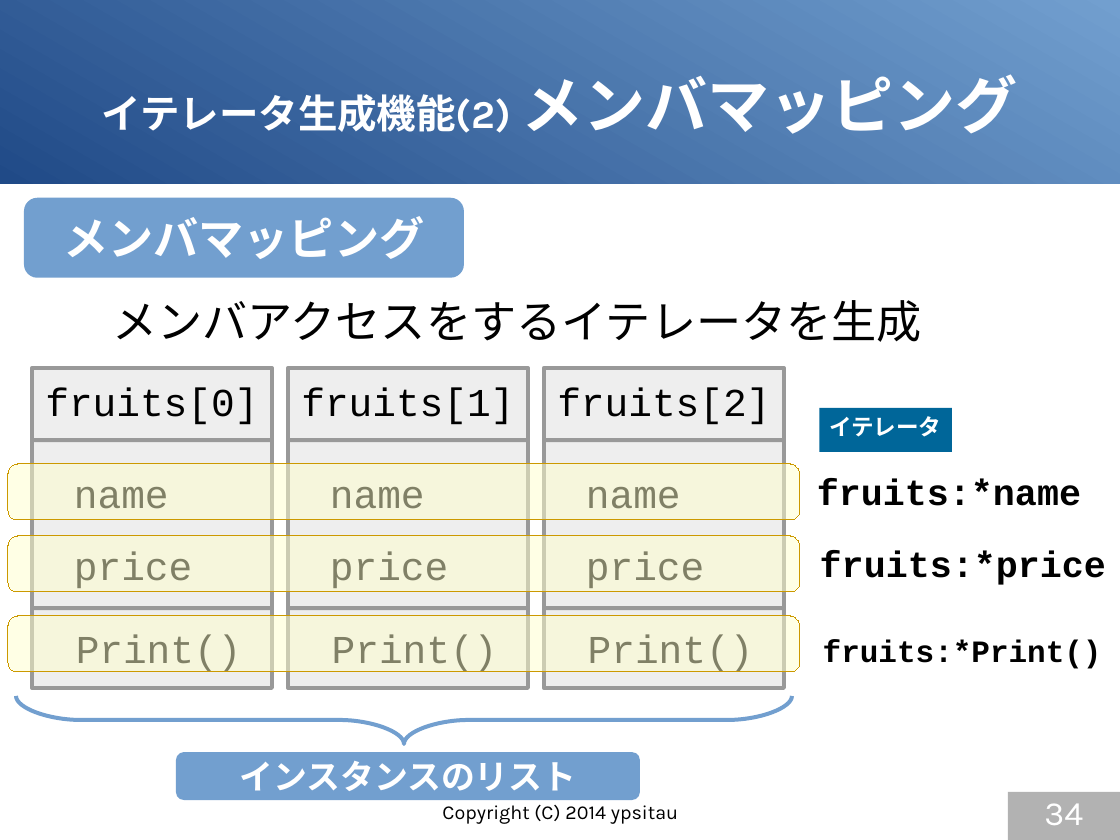
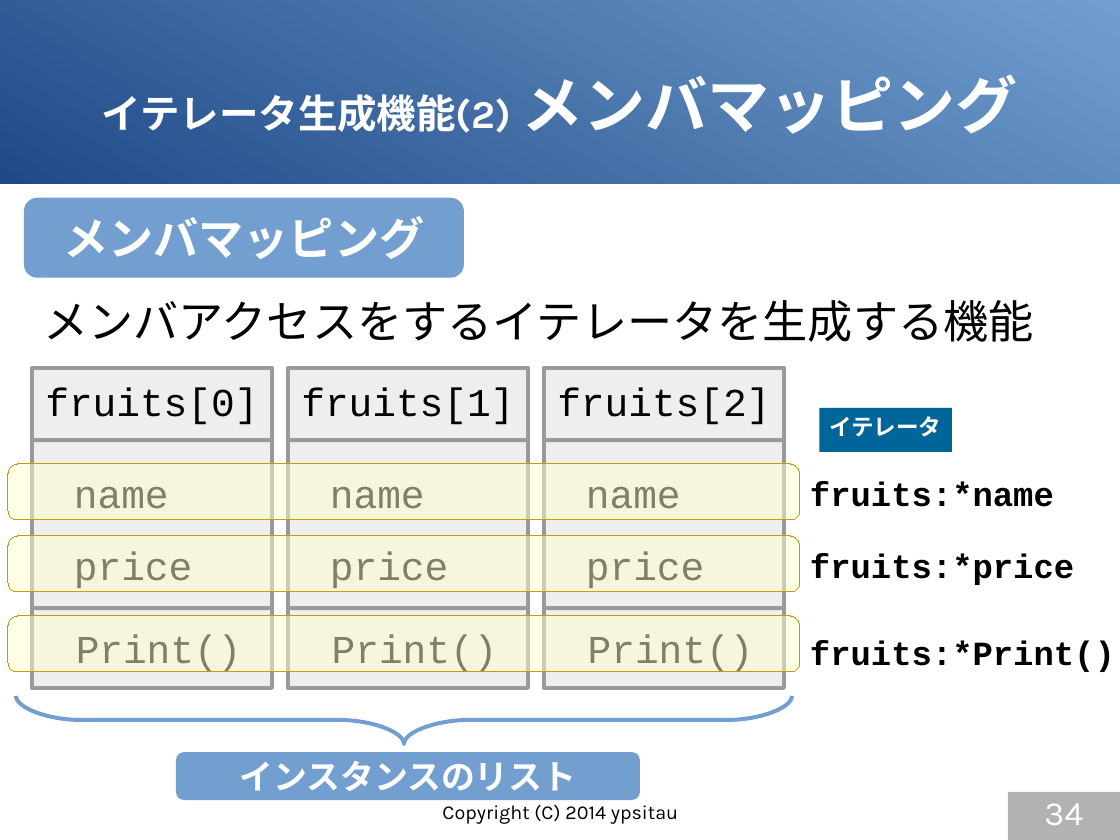
Before and after one commit to gura-lang/gura-doc, a slide deck: slide 34 of presentation/gura-introduction.odp. Drawn at 1120x840 pixels with LibreOffice and Linux fonts; fonts in the diff are those of the drawing. Boxes give left, top, right and bottom in pixels: in the first picture for what was removed or moved away, otherwise in the second. Text is boxed around its words. In the diff, an @@ line names an element or a change of style, - is before the commit and + after.

```diff
--- a/presentation/gura-introduction.odp
+++ b/presentation/gura-introduction.odp
@@ text at bbox=[43, 300, 1034, 342]: text changed @@
-メンバアクセスをするイテレータを生成
+メンバアクセスをするイテレータを生成する機能
@@ text "fruits:*name": place and size @@
-text "fruits:*name" at bbox=[817, 479, 1081, 506]
+text "fruits:*name" at bbox=[810, 482, 1054, 507]
@@ text "fruits:*name" at bbox=[810, 482, 1054, 507]: size 26 to 24 pt @@
@@ text "fruits:*price" at bbox=[810, 554, 1074, 585]: size 26 to 24 pt @@
@@ text "fruits:*price": place and size @@
-text "fruits:*price" at bbox=[820, 551, 1106, 585]
+text "fruits:*price" at bbox=[810, 554, 1074, 585]
@@ text "fruits:*Print()": place and size @@
-text "fruits:*Print()" at bbox=[823, 640, 1102, 669]
+text "fruits:*Print()" at bbox=[810, 641, 1115, 672]
@@ text "fruits:*Print()" at bbox=[810, 641, 1115, 672]: size 22 to 24 pt @@
```
Also in this commit, not shown: 13 other slides changed.
